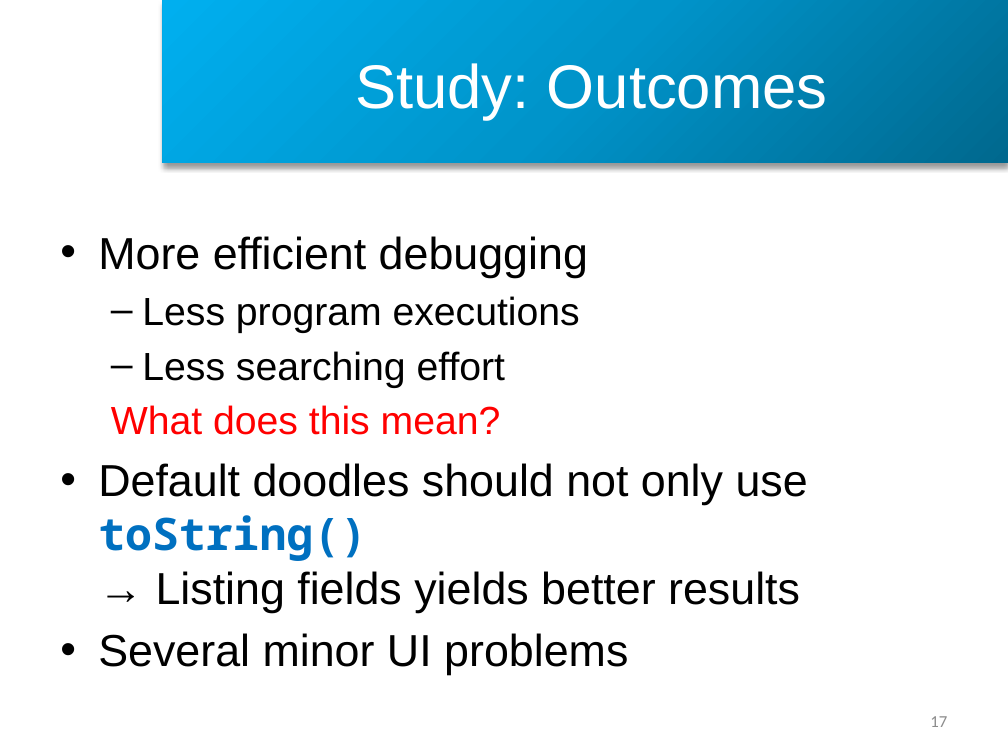
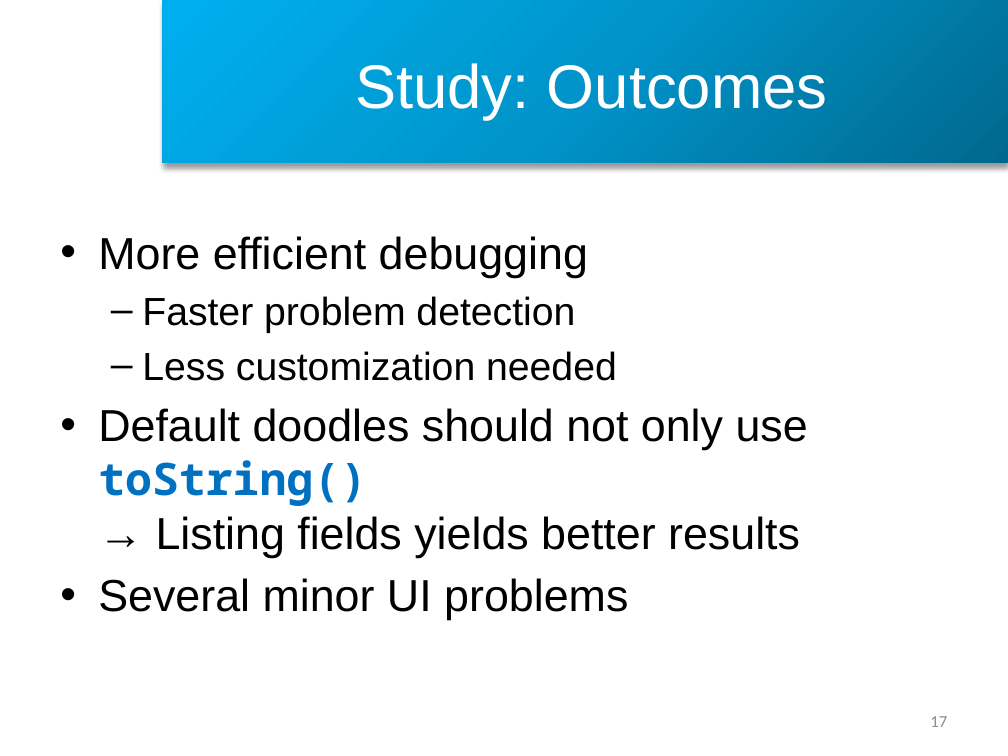
Before and after one commit to CedricReichenbach/DoodleDebug, a slide deck: slide 17 of presentations/Demo DoodleDebug Spring 2013.pptx. Drawn at 1008x756 pixels with LibreOffice and Linux fonts; fonts in the diff are those of the drawing; background and template pictures are left out. Boxes give left, top, right and bottom in pixels: in the first picture for what was removed or moved away, otherwise in the second. Text is boxed around its words. In the diff, an @@ line names an element or a change of style, - is before the commit and + after.

Commit message:
had a look on study, slightly adjusted scg presentation

```diff
--- a/presentations/Demo DoodleDebug Spring 2013.pptx
+++ b/presentations/Demo DoodleDebug Spring 2013.pptx
@@ text at [142,296,617,381]: text changed @@
-  – Less program executions
-  – Less searching effort
-  What does this mean?
+  – Faster problem detection
+  – Less customization needed
```
